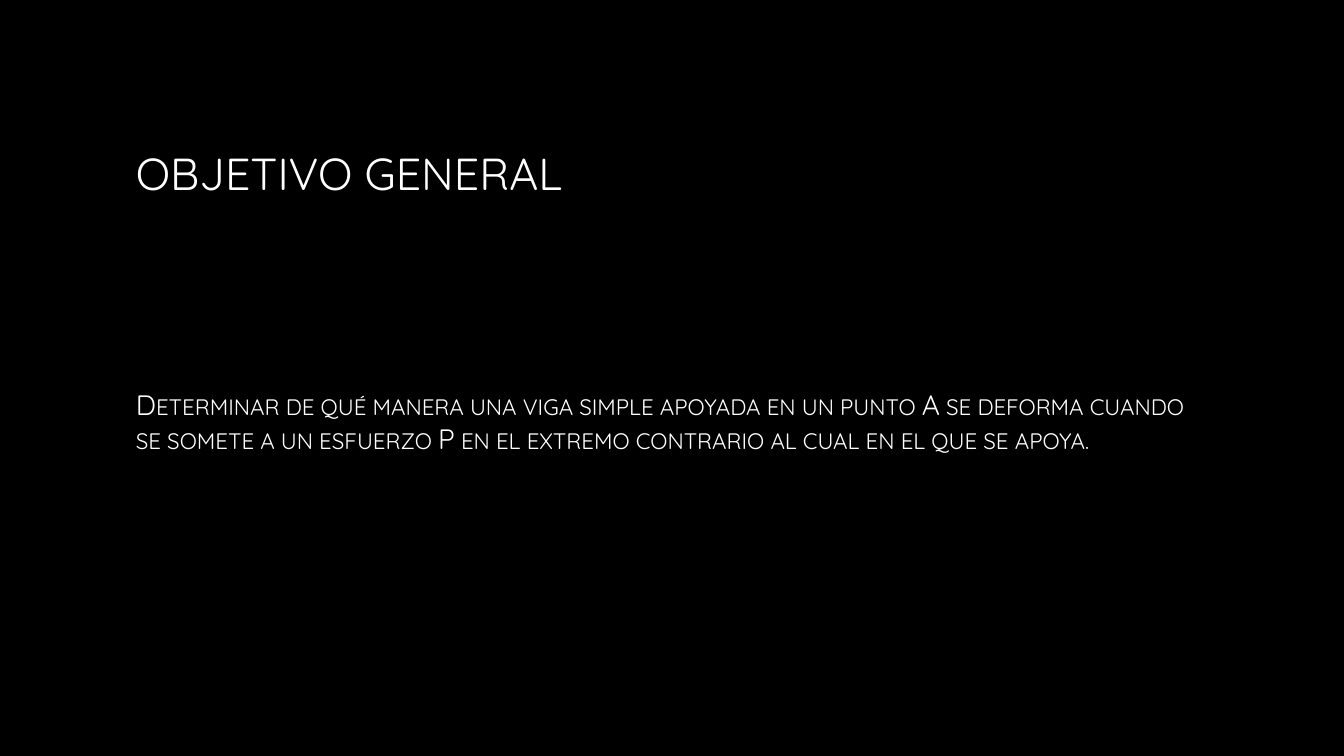
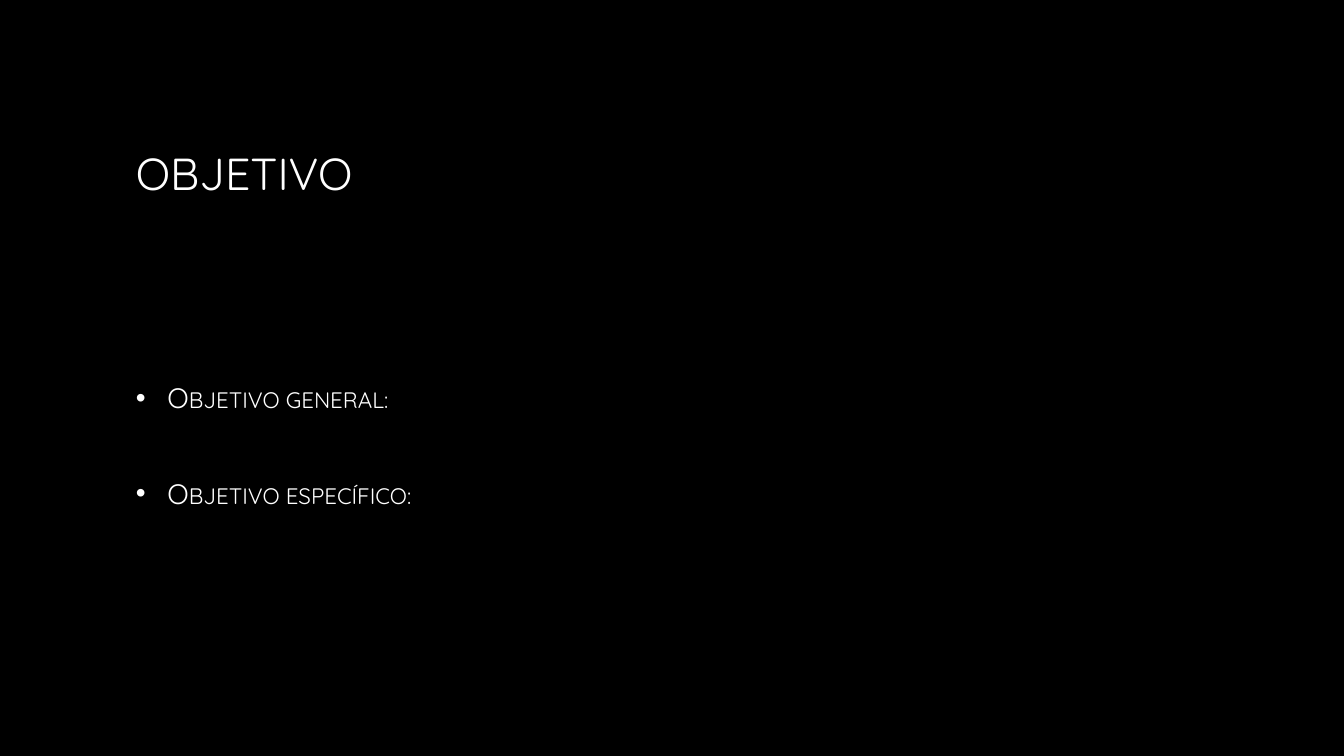
Before and after one commit to IC707912/PROYECTO-PRIMER-PARCIAL, a slide deck: slide 2 of Proyecto módulo 1.pptx (slide 3 before the commit). Drawn at 1344x756 pixels with LibreOffice and Linux fonts; fonts in the diff are those of the drawing; background and template pictures are left out. Boxes give left, top, right and bottom in pixels: in the first picture for what was removed or moved away, otherwise in the second. Text is boxed around its words. In the diff, an @@ line names an element or a change of style, - is before the commit and + after.

```diff
--- a/Proyecto módulo 1.pptx
+++ b/Proyecto módulo 1.pptx
@@ title at [136,158,352,191]: text changed @@
-OBJETIVO GENERAL
+OBJETIVO
@@ text at [286,392,411,505]: text changed @@
-Determinar de qué manera una viga simple apoyada en un punto A se deforma cuando se somete a un esfuerzo P en el extremo contrario al cual en el que se apoya.
+• Objetivo general:
+• Objetivo específico:
```
Also in this commit, not shown: 3 other slides changed, 1 slide added, 6 slides removed, 1 other file.
